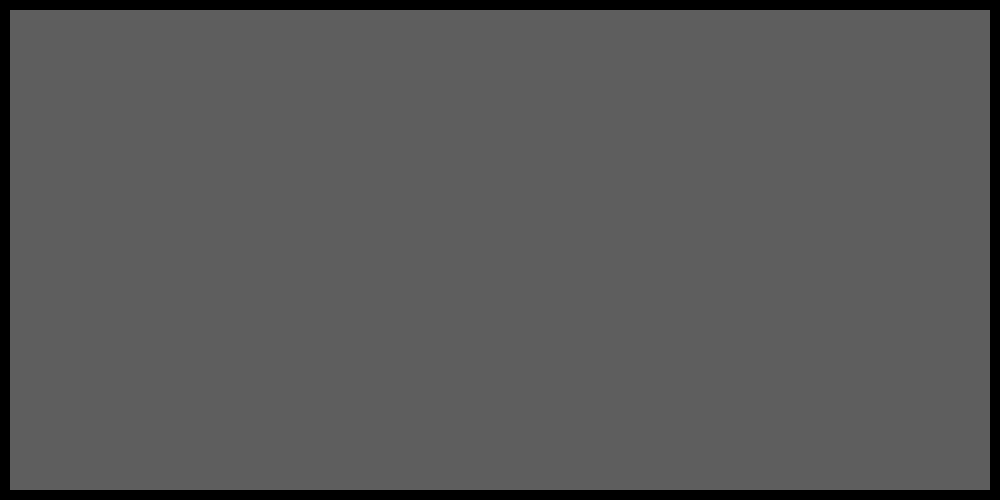
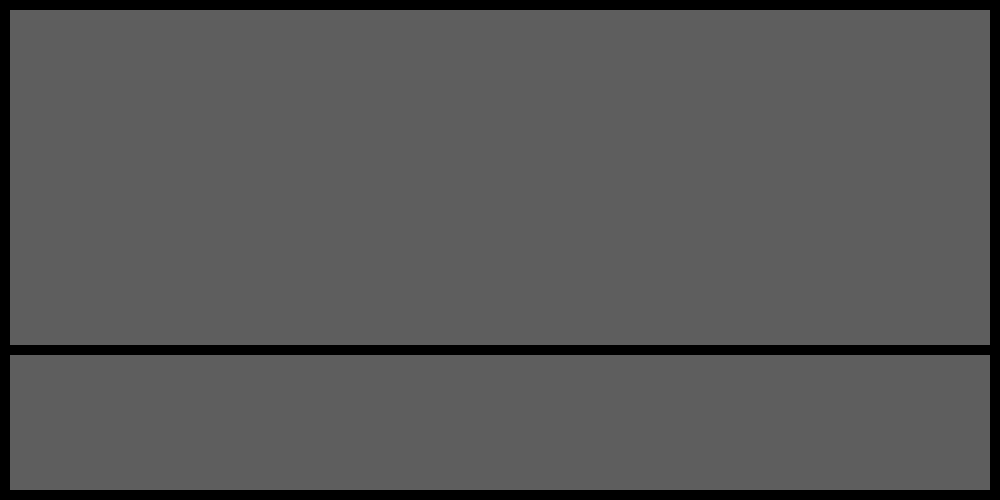
Comparing the layer stacks of the two (1000, 500) images. Changes:
added layer "Shape 1" above "Rectangle 1" over box(10, 345, 990, 355)
